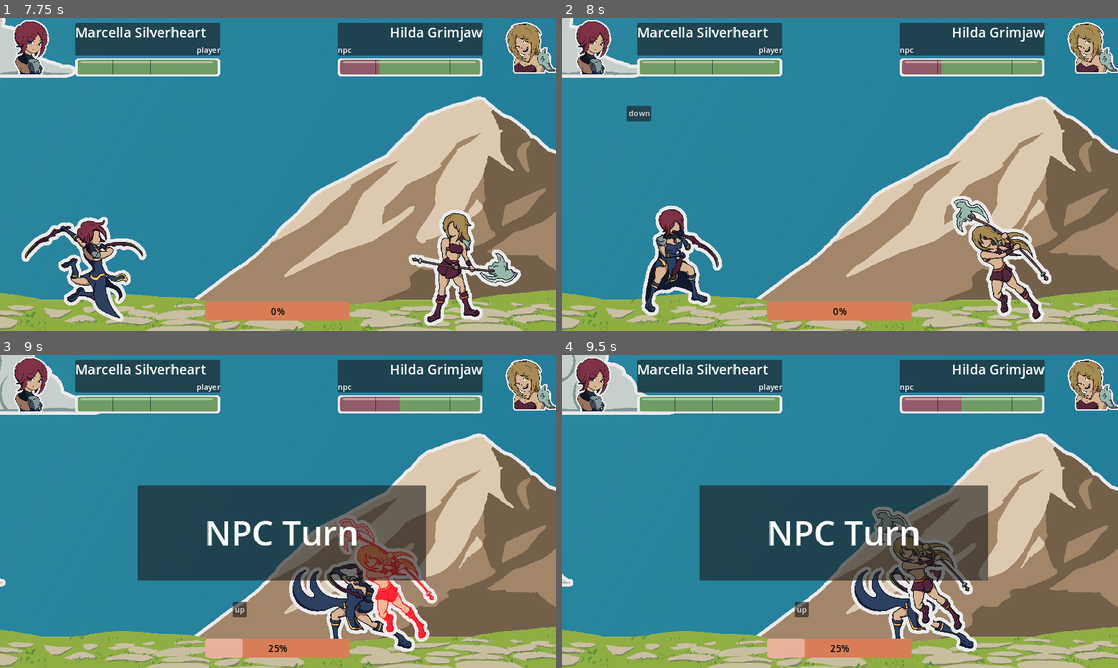
Above: before the commit, frames 1-4 (two rows, left to right).
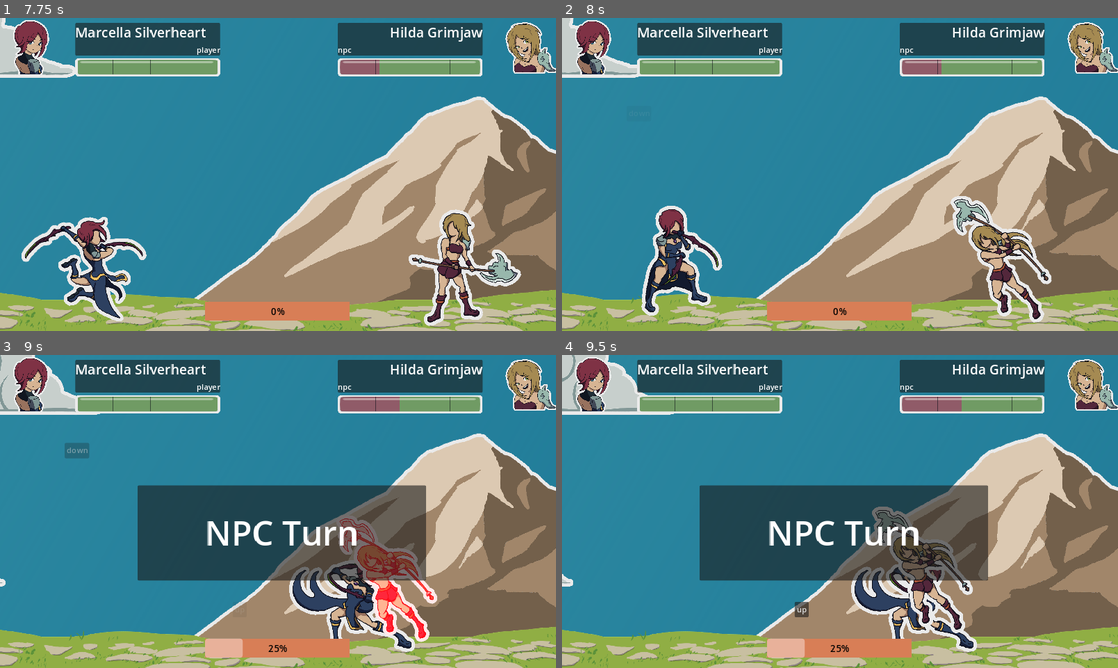
Above: after the commit, the same moments.

Repository: MajorZiploc/sticker_book_moments
Game: Godot game, scene res://lvls/battle_scene.tscn
The game is run twice, just before and just after one commit, with the same random seed, the same clock (stepped at 60 frames per second) and the same inputs.
Inputs (mouse positions are in pixels of both pictures, inside the frame that each line leads up to):
- Up to frame 1 (7.75 s): tap Enter (ui_accept) at 0.5, 0.77, 2.27, 3.77, 4.52, 5.27, 6.77, 7.52 s; move the mouse to (400, 158) at 0.52 s; hold D (right) 0.53-1.25 s; hold F 0.53-1.25 s; click (400, 158) at 0.67 s; click "Attack" at 1.25 s; move the mouse to (166, 190) at 2.02 s; hold S (down) 2.03-2.78 s; tap Space every 1.5 s from 2.1 to 6.6 s; move the mouse to (333, 105) at 2.77 s; hold D (right) 2.78-3.53 s; hold F 2.78-3.53 s; move the mouse to (250, 237) at 3.52 s; hold W (up) 3.53-4.28 s; click (250, 237) at 3.67 s; move the mouse to (444, 221) at 4.27 s; hold F 4.28-5.03 s; hold A (left) 4.28-5.78 s; move the mouse to (111, 127) at 5.02 s; move the mouse to (305, 174) at 5.77 s; hold S (down) 5.78-6.53 s; hold F 5.78-6.53 s; click (305, 174) at 5.92 s; move the mouse to (194, 96) at 6.52 s; hold D (right) 6.53-7.28 s; move the mouse to (400, 158) at 7.27 s; hold W (up) from 7.28 s (still down); hold F from 7.28 s (still down)
- Up to frame 2 (8 s): keep holding W (up); keep holding F
- Up to frame 3 (9 s): move the mouse to (166, 527) at 8.02 s; release W (up) at 8.03 s; release F at 8.03 s; hold D (right) 8.03-8.78 s; tap Space at 8.1 s; click (166, 527) at 8.17 s; tap Enter (ui_accept) at 8.27 s; move the mouse to (333, 442) at 8.77 s; hold S (down) from 8.78 s (still down); hold F from 8.78 s (still down)
- Up to frame 4 (9.5 s): keep holding S (down); keep holding F

Frame 1 is identical in both runs. In frame 2, 0.2% of the frame differs, in the area x 11-17%, y 28-34%; in frame 3, 0.3%, in the area x 11-45%, y 28-84%; in frame 4, nothing differs.

Commit message:
~qte btns to fate in/out

Diff:
--- a/lvls/battle_scene.gd
+++ b/lvls/battle_scene.gd
@@ -3,7 +3,6 @@
 @onready var cam: PhantomCamera2D = $cam;
 
 # TODO: change qte button to textured buttons instead of generic fonts
-# TODO: change qte buttons to fade in/out or pulse instead of just toggling visible -- using modulate.a
 # TODO: figure out how to run the tweens in parallel rather than using the separate tweens and taking the max timeout to this wait for all of them to finish
 
 class CombatUnit:
@@ -240,13 +239,15 @@
   var qte_item = get_qte_item(qte_current_action_count);
   if not qte_item: return;
   qte_item.button.disabled = true;
-  qte_item.box.visible = false;
+  var qte_box_tween = create_tween();
+  qte_box_tween.tween_property(qte_item.box, "modulate:a", 0, 0.5).set_trans(Tween.TRANS_EXPO);
 
 func show_qte_item():
   var qte_item = get_qte_item(qte_current_action_count);
   if not qte_item: return;
   qte_item.button.disabled = false;
-  qte_item.box.visible = true;
+  var qte_box_tween = create_tween();
+  qte_box_tween.tween_property(qte_item.box, "modulate:a", 1, 0.5).set_trans(Tween.TRANS_EXPO);
 
 func get_qte_item(index):
   if index >= qte_items.size(): return;
@@ -262,6 +263,8 @@
   var qte_item = get_qte_item(qte_current_action_count);
   if not qte_item: return;
   qte_item.box.visible = true;
+  var qte_box_tween = create_tween();
+  qte_box_tween.tween_property(qte_item.box, "modulate:a", 1, 0.5).set_trans(Tween.TRANS_EXPO);
   qte_item.button.disabled = false;
 
 func create_qte_item():
@@ -274,7 +277,7 @@
   );
   button.text = qte_all_keys[rng.randf_range(0, qte_all_keys.size() - 1)];
   button.disabled = true;
-  box.visible = false;
+  box.modulate.a = 0;
   box.add_child(button);
   ui.add_child(box);
   return QTEItem.new(box, button);
